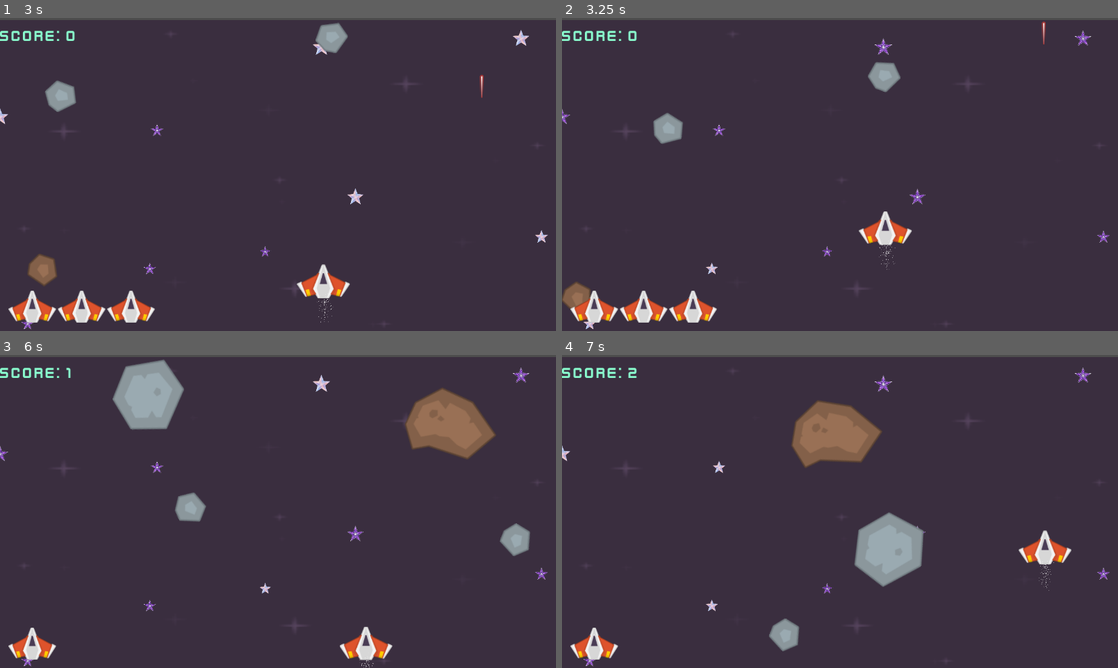
Above: before the commit, frames 1-4 (two rows, left to right).
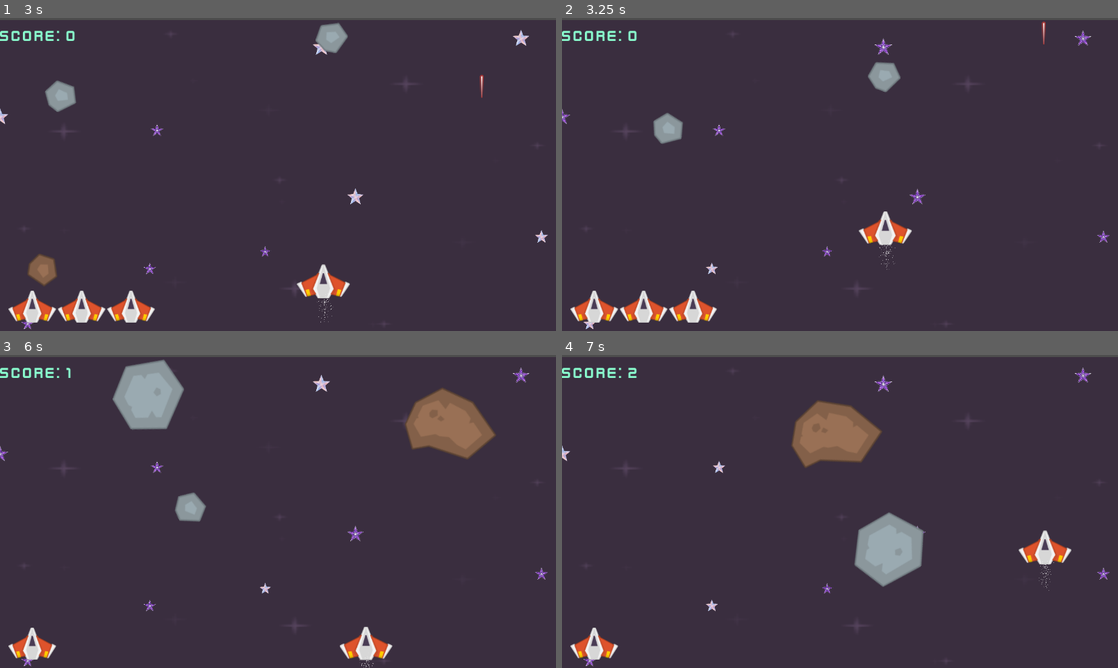
Above: after the commit, the same moments.

Repository: nonakarim/godot-space-shooter
Game: Godot game, scene res://Scenes/level.tscn
The game is run twice, just before and just after one commit, with the same random seed, the same clock (stepped at 60 frames per second) and the same inputs.
Inputs:
- Up to frame 1 (3 s): hold Right (KeyRight) 0.53-1.28 s; tap one key every 0.75 s from 0.6 s: O (Original) R (Replay) Space (Shoot) O (Original); hold Down (KeyDown) 1.28-2.03 s; hold Right (KeyRight) 2.03-2.78 s; hold Up (KeyUp) from 2.78 s (still down)
- Up to frame 2 (3.25 s): keep holding Up (KeyUp)
- Up to frame 3 (6 s): release Up (KeyUp) at 3.53 s; hold Left (KeyLeft) 3.53-5.03 s; tap one key every 0.75 s from 3.6 s: R (Replay) Space (Shoot) O (Original) R (Replay); hold Down (KeyDown) 5.03-5.78 s; hold Right (KeyRight) from 5.78 s (still down)
- Up to frame 4 (7 s): release Right (KeyRight) at 6.53 s; hold Up (KeyUp) from 6.53 s (still down); tap Space (Shoot) at 6.6 s

Frame 1 is identical in both runs. In frame 2, 0.3% of the frame differs, in the area x 0-6%, y 84-93%; in frame 3, 0.4%; in frame 4, 0.4%, in the area x 37-43%, y 84-95%.

Commit message:
Remove meteor when out of bounds to prevent memory leak

Diff:
--- a/Scripts/meteors.gd
+++ b/Scripts/meteors.gd
@@ -21,6 +21,9 @@
 	position += Vector2(direction, 1.0) * speed * delta
 	rotation_degrees += rotation_speed * delta;
 
+	if position.y > get_viewport_rect().size.y or position.x > get_viewport_rect().size.x:
+		queue_free()
+
 func _on_body_entered(_body: Node2D) -> void:
 	queue_free()
 	collision.emit()
